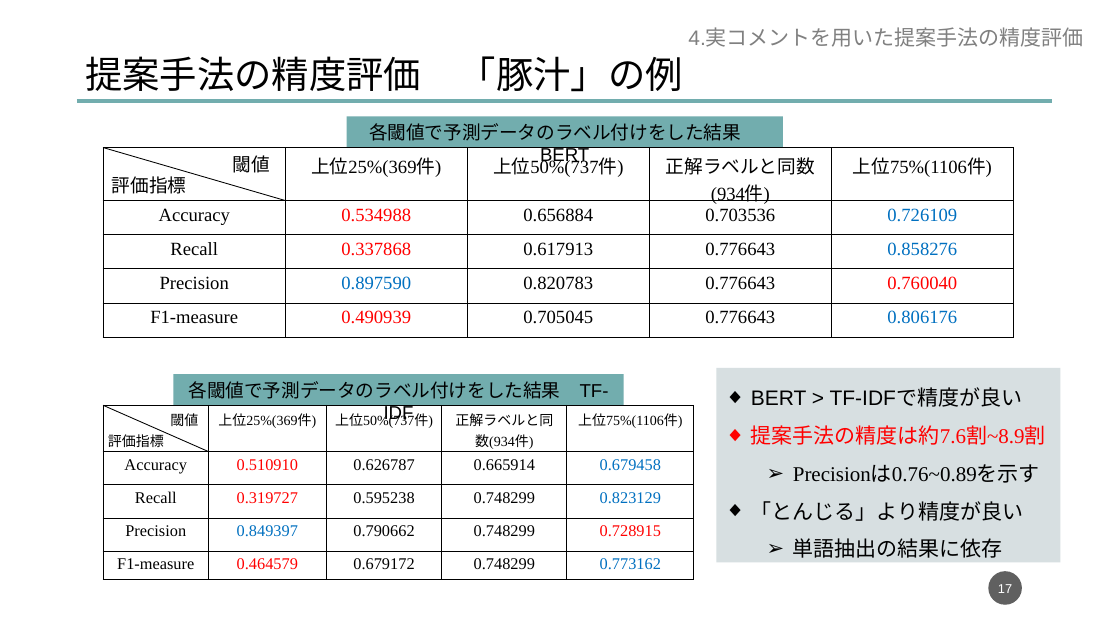
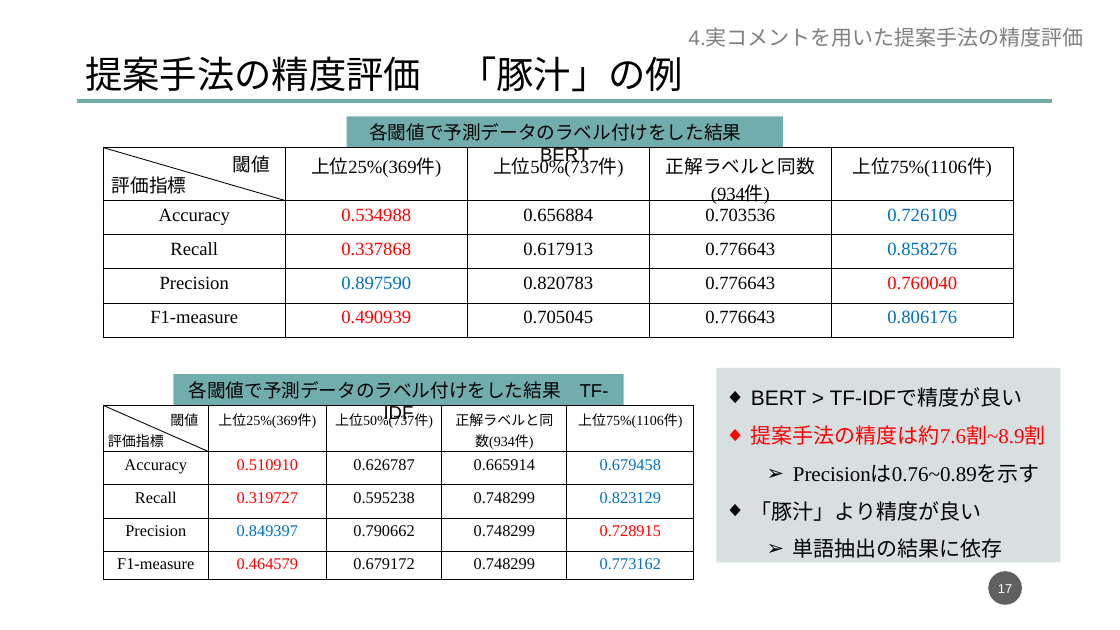
Before and after one commit to dora937nishikori/investigation, a slide deck: slide 17 of 修論/修論発表資料.pptx. Drawn at 1120x630 pixels with LibreOffice and Linux fonts; fonts in the diff are those of the drawing. Boxes give left, top, right and bottom in pixels: in the first picture for what was removed or moved away, otherwise in the second. Text is boxed around its words. In the diff, an @@ line names an element or a change of style, - is before the commit and + after.

```diff
--- a/修論/修論発表資料.pptx
+++ b/修論/修論発表資料.pptx
@@ text in rectangle at [751, 501, 982, 521]: text changed @@
-◆ 「とんじる」より精度が良い
+◆ 「豚汁」より精度が良い
```
Also in this commit, not shown: 2 other slides changed.
